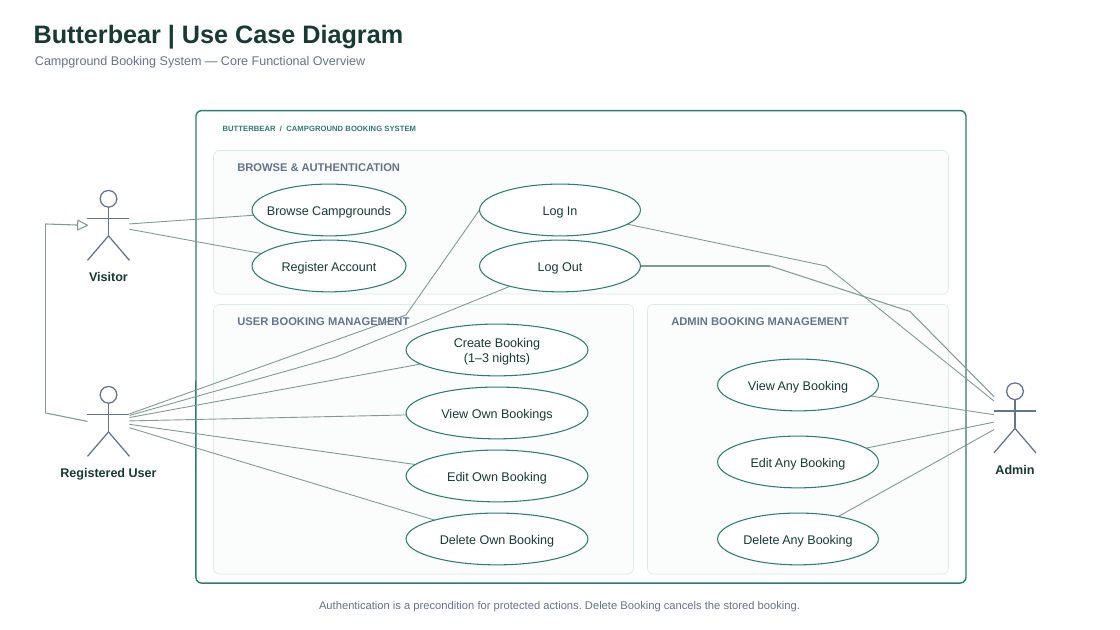
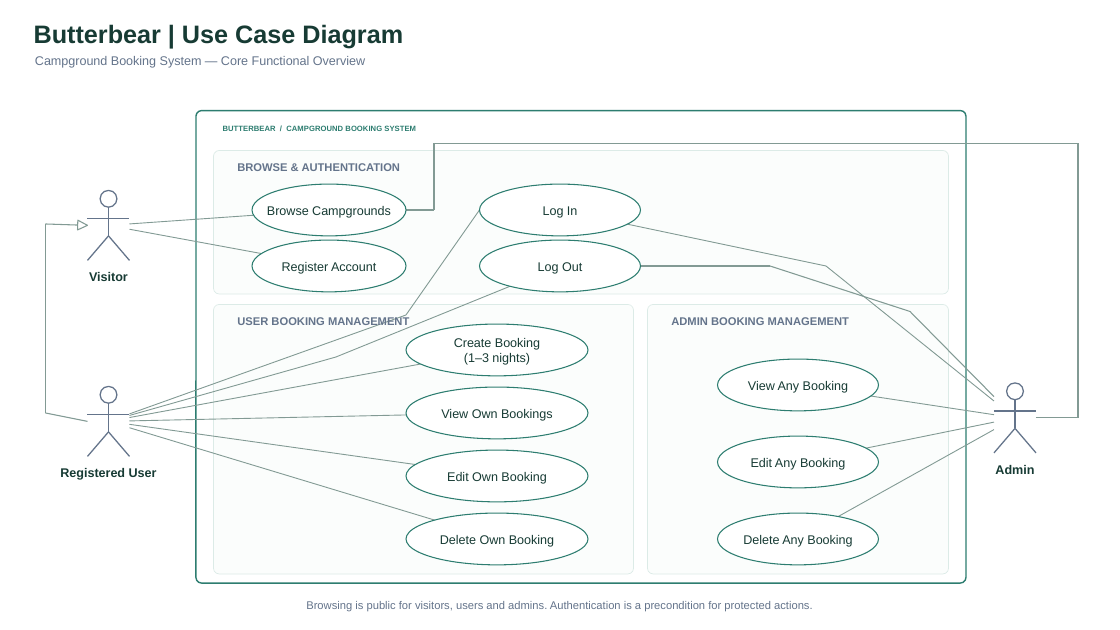
Before and after one commit to chanichkorn/butterbear, a slide deck: slide 1 of docs/Butterbear-Presentation-Professional.pptx. Drawn at 1120x630 pixels with LibreOffice and Linux fonts; fonts in the diff are those of the drawing. Boxes give left, top, right and bottom in pixels: in the first picture for what was removed or moved away, otherwise in the second. Text is boxed around its words. In the diff, an @@ line names an element or a change of style, - is before the commit and + after.

Commit message:
Show admin campground browsing in all presentation exports

```diff
--- a/docs/Butterbear-Presentation-Professional.pptx
+++ b/docs/Butterbear-Presentation-Professional.pptx
@@ line added from (1078, 144) to (434, 144), #829A94 1.13 pt @@
@@ line added from (434, 144) to (434, 210), #829A94 1.13 pt @@
@@ line added from (1078, 418) to (1078, 144), #829A94 1.13 pt @@
@@ line added from (434, 210) to (406, 210), #829A94 1.13 pt @@
@@ line added from (1036, 418) to (1078, 418), #829A94 1.13 pt @@
@@ text at (306, 601, 813, 612): text changed @@
-Authentication is a precondition for protected actions. Delete Booking cancels the stored booking.
+Browsing is public for visitors, users and admins. Authentication is a precondition for protected actions.
```
Also in this commit, not shown: 14 other files.
